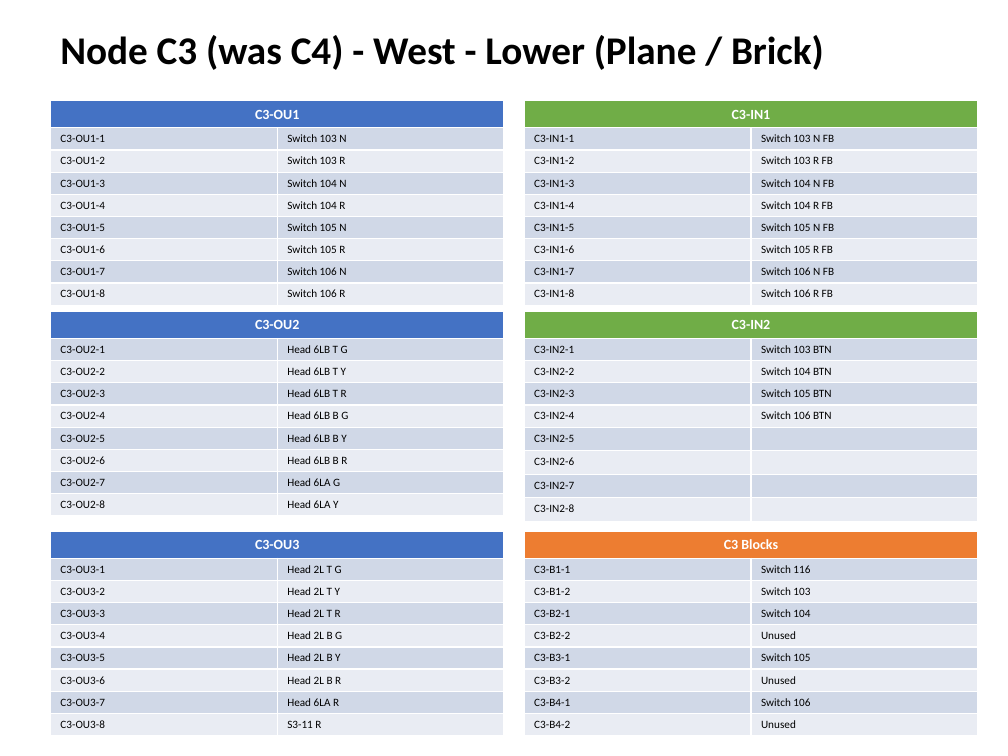
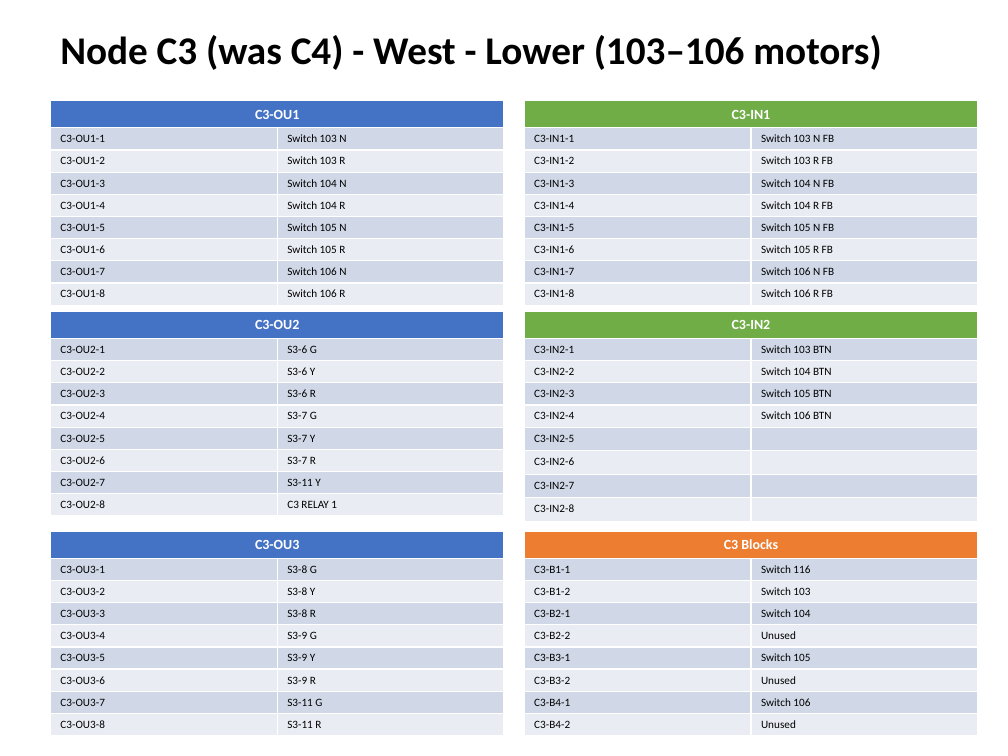
Before and after one commit to lnevo/hart, a slide deck: slide 5 of docs/wiring/Wiring_Schematic.pptx. Drawn at 1008x756 pixels with LibreOffice and Linux fonts; fonts in the diff are those of the drawing. Boxes give left, top, right and bottom in pixels: in the first picture for what was removed or moved away, otherwise in the second. Text is boxed around its words. In the diff, an @@ line names an element or a change of style, - is before the commit and + after.

```diff
--- a/docs/wiring/Wiring_Schematic.pptx
+++ b/docs/wiring/Wiring_Schematic.pptx
@@ text at [60,35,881,70]: text changed @@
-Node C3 (was C4) - West - Lower (Plane / Brick)
+Node C3 (was C4) - West - Lower (103–106 motors)
@@ table at [50,311,504,512] @@
-row 2, column 2: Head 6LB T G
+row 2, column 2: S3-6 G
-row 3, column 2: Head 6LB T Y
+row 3, column 2: S3-6 Y
-row 4, column 2: Head 6LB T R
+row 4, column 2: S3-6 R
-row 5, column 2: Head 6LB B G
+row 5, column 2: S3-7 G
-row 6, column 2: Head 6LB B Y
+row 6, column 2: S3-7 Y
-row 7, column 2: Head 6LB B R
+row 7, column 2: S3-7 R
-row 8, column 2: Head 6LA G
+row 8, column 2: S3-11 Y
-row 9, column 2: Head 6LA Y
+row 9, column 2: C3 RELAY 1
@@ table at [50,531,504,732] @@
-row 2, column 2: Head 2L T G
+row 2, column 2: S3-8 G
-row 3, column 2: Head 2L T Y
+row 3, column 2: S3-8 Y
-row 4, column 2: Head 2L T R
+row 4, column 2: S3-8 R
-row 5, column 2: Head 2L B G
+row 5, column 2: S3-9 G
-row 6, column 2: Head 2L B Y
+row 6, column 2: S3-9 Y
-row 7, column 2: Head 2L B R
+row 7, column 2: S3-9 R
-row 8, column 2: Head 6LA R
+row 8, column 2: S3-11 G
```
Also in this commit, not shown: 6 other slides changed, 14 other files.
